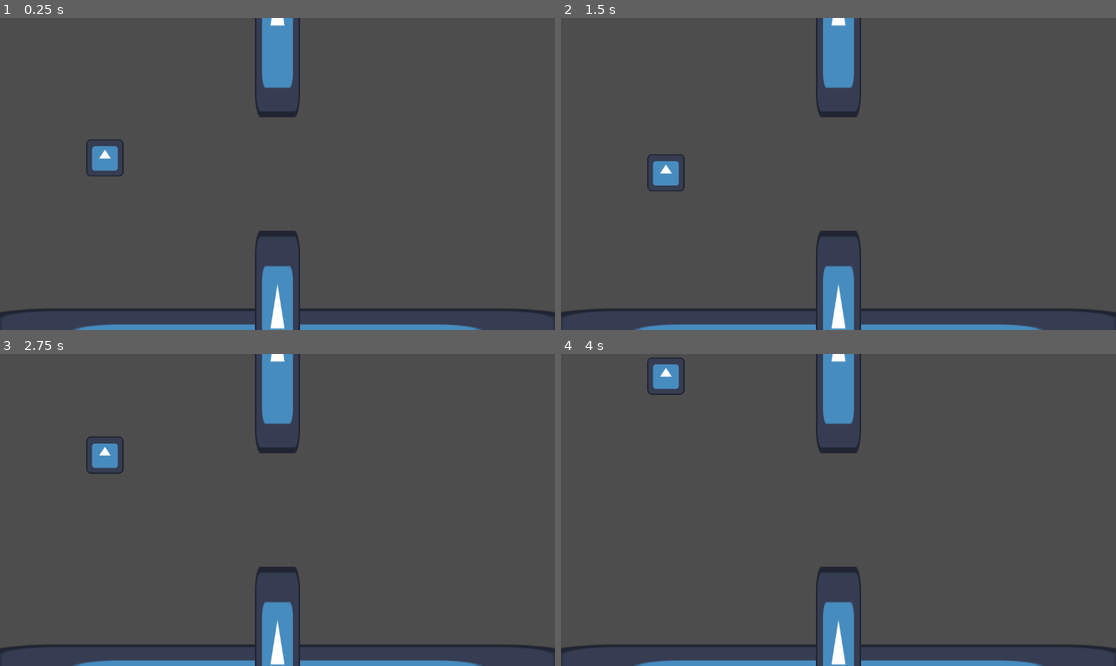
Above: before the commit, frames 1-4 (two rows, left to right).
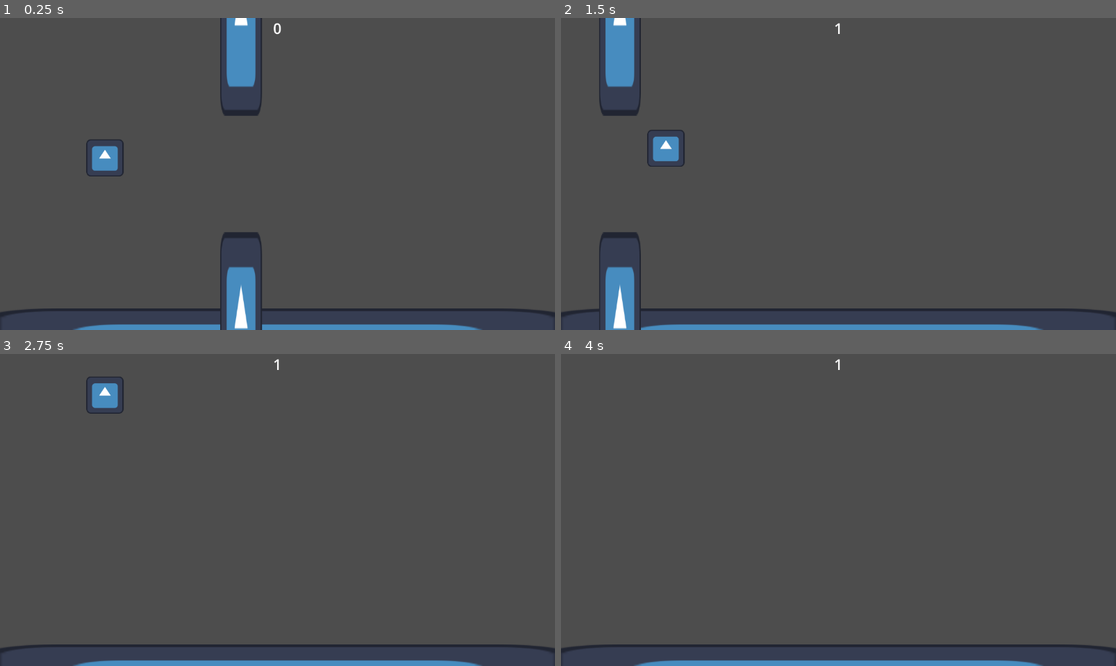
Above: after the commit, the same moments.

Repository: Chenzo46/First-Godot-Project
Game: Godot game, scene res://Scenes/Sample Scene.tscn
The game is run twice, just before and just after one commit, with the same random seed, the same clock (stepped at 60 frames per second) and the same inputs. The engine's default icon, where the game draws it, is replaced by a stand-in: a white triangle on a blue panel in a dark square.
Inputs:
- Up to frame 1 (0.25 s): no input
- Up to frame 2 (1.5 s): hold D (right) 0.53-1.28 s; tap Space (Jump) at 0.6, 0.77, 1.07, 1.35 s; hold S (down) from 1.28 s (still down)
- Up to frame 3 (2.75 s): tap Space (Jump) at 1.52, 1.82, 2.1 s; release S (down) at 2.03 s; hold D (right) from 2.03 s (still down)
- Up to frame 4 (4 s): release D (right) at 2.78 s; hold W (up) 2.78-3.53 s; tap Space (Jump) at 2.85, 3.02, 3.32, 3.6, 3.77 s; hold A (left) from 3.53 s (still down)

The runs differ from the first frame. In frame 1, 5.7% of the frame differs, in the area x 39-55%, y 0-100%; in frame 2, 6.8%, in the area x 6-55%, y 0-100%; in frame 3, 4.1%; in frame 4, 3.6%.

Commit message:
Signals and collsions working

Diff:
--- a/Prefabs/pipes.tscn
+++ b/Prefabs/pipes.tscn
@@ -1,30 +1,38 @@
-[gd_scene load_steps=3 format=3 uid="uid://c6e6ugg5w3y07"]
+[gd_scene load_steps=5 format=3 uid="uid://c6e6ugg5w3y07"]
 
 [ext_resource type="Texture2D" uid="uid://dg7qx1kvejhb3" path="res://icon.svg" id="1_otwh6"]
+[ext_resource type="Script" path="res://Scripts/pipes.gd" id="1_wkn6p"]
 
 [sub_resource type="RectangleShape2D" id="RectangleShape2D_8e5h4"]
-size = Vector2(768, 128)
+size = Vector2(128, 608)
+
+[sub_resource type="RectangleShape2D" id="RectangleShape2D_fy3dr"]
+size = Vector2(16, 432)
 
 [node name="Pipes" type="Node2D"]
+script = ExtResource("1_wkn6p")
 
-[node name="Ground2" type="StaticBody2D" parent="." groups=["Obstacle"]]
-position = Vector2(0, 520)
-scale = Vector2(0.200488, 5.08645)
+[node name="top" type="Area2D" parent="." groups=["Obstacle"]]
+position = Vector2(0, -520)
 
-[node name="Sprite2D" type="Sprite2D" parent="Ground2"]
-scale = Vector2(6, 1)
+[node name="Sprite2D" type="Sprite2D" parent="top"]
+scale = Vector2(1.125, 5)
 texture = ExtResource("1_otwh6")
 
-[node name="CollisionShape2D" type="CollisionShape2D" parent="Ground2"]
+[node name="CollisionShape2D" type="CollisionShape2D" parent="top"]
 shape = SubResource("RectangleShape2D_8e5h4")
 
-[node name="Ground3" type="StaticBody2D" parent="." groups=["Obstacle"]]
-position = Vector2(0, -520)
-scale = Vector2(0.200488, 5.08645)
+[node name="bottom" type="Area2D" parent="." groups=["Obstacle"]]
+position = Vector2(0, 520)
 
-[node name="Sprite2D" type="Sprite2D" parent="Ground3"]
-scale = Vector2(6, 1)
+[node name="Sprite2D" type="Sprite2D" parent="bottom"]
+scale = Vector2(1.125, 5)
 texture = ExtResource("1_otwh6")
 
-[node name="CollisionShape2D" type="CollisionShape2D" parent="Ground3"]
+[node name="CollisionShape2D" type="CollisionShape2D" parent="bottom"]
 shape = SubResource("RectangleShape2D_8e5h4")
+
+[node name="score_keeper" type="Area2D" parent="."]
+
+[node name="CollisionShape2D" type="CollisionShape2D" parent="score_keeper"]
+shape = SubResource("RectangleShape2D_fy3dr")
--- a/Scenes/Sample Scene.tscn
+++ b/Scenes/Sample Scene.tscn
@@ -1,8 +1,9 @@
-[gd_scene load_steps=6 format=3 uid="uid://dkeis8soqxpeh"]
+[gd_scene load_steps=8 format=3 uid="uid://dkeis8soqxpeh"]
 
 [ext_resource type="Texture2D" uid="uid://dg7qx1kvejhb3" path="res://icon.svg" id="1_rj3um"]
 [ext_resource type="Script" path="res://Scripts/Mr Flap.gd" id="1_t8byd"]
 [ext_resource type="PackedScene" uid="uid://c6e6ugg5w3y07" path="res://Prefabs/pipes.tscn" id="3_ml82s"]
+[ext_resource type="Script" path="res://Scripts/Game State Manager.gd" id="4_qaupv"]
 
 [sub_resource type="RectangleShape2D" id="RectangleShape2D_fwnke"]
 size = Vector2(118, 118)
@@ -10,17 +11,23 @@
 [sub_resource type="RectangleShape2D" id="RectangleShape2D_8e5h4"]
 size = Vector2(768, 128)
 
-[node name="Node2D" type="Node2D"]
+[sub_resource type="LabelSettings" id="LabelSettings_akevw"]
+font_size = 50
+
+[node name="Node 2D" type="Node2D"]
 
 [node name="Camera2D" type="Camera2D" parent="."]
 zoom = Vector2(0.605, 0.605)
 
 [node name="Mr Flap" type="RigidBody2D" parent="." groups=["Player"]]
 position = Vector2(-592, -112)
+collision_layer = 5
+collision_mask = 5
 gravity_scale = 2.0
 max_contacts_reported = 4
 contact_monitor = true
 script = ExtResource("1_t8byd")
+jump_strength = 700.0
 
 [node name="Sprite2D" type="Sprite2D" parent="Mr Flap"]
 texture = ExtResource("1_rj3um")
@@ -41,4 +48,34 @@
 
 [node name="Pipes" parent="." instance=ExtResource("3_ml82s")]
 
+[node name="Game State Manager" type="Node2D" parent="."]
+script = ExtResource("4_qaupv")
+
+[node name="Control" type="Control" parent="."]
+layout_mode = 3
+anchors_preset = 15
+anchor_right = 1.0
+anchor_bottom = 1.0
+offset_left = -952.0
+offset_top = -536.0
+offset_right = 952.0
+offset_bottom = 488.0
+grow_horizontal = 2
+grow_vertical = 2
+
+[node name="Score" type="Label" parent="Control"]
+unique_name_in_owner = true
+layout_mode = 1
+anchors_preset = 5
+anchor_left = 0.5
+anchor_right = 0.5
+offset_left = -67.0
+offset_right = 67.0
+offset_bottom = 72.0
+grow_horizontal = 2
+text = "Score"
+label_settings = SubResource("LabelSettings_akevw")
+horizontal_alignment = 1
+vertical_alignment = 1
+
 [connection signal="body_entered" from="Mr Flap" to="Mr Flap" method="_on_body_entered"]
--- /dev/null
+++ b/Scripts/Game State Manager.gd
@@ -0,0 +1,24 @@
+extends Node2D
+
+var score:int = 0
+var score_label:Label
+
+func _ready():
+	_set_instance_variables()
+
+func _restart_game():
+	get_tree().reload_current_scene()
+	score = 0
+
+func _inc_score():
+	score_label = _get_score_label()
+	score += 1
+	score_label.text = str(score)
+
+func _get_score_label() -> Label:
+	return get_tree().root.get_node("Node 2D/Control/Score")
+
+func _set_instance_variables():
+	score_label = _get_score_label()
+	score = 0
+	score_label.text = str(score)
--- a/Scripts/Mr Flap.gd
+++ b/Scripts/Mr Flap.gd
@@ -1,16 +1,10 @@
 extends RigidBody2D
 @export var jump_strength:float = 600
-# Called when the node enters the scene tree for the first time.
-func _ready():
-	pass # Replace with function body.
 
-# Called every frame. 'delta' is the elapsed time since the previous frame.
 func _process(delta):
 	#Jump Code
 	if Input.is_action_just_pressed("Jump"):
-		print('jump pressed')
 		linear_velocity.y = -jump_strength
-
 
 func _on_body_entered(body):
 	if body.is_in_group("Obstacle"):
@@ -18,4 +12,4 @@
 
 func end_player():
 	print("Game Over")
-	pass
+	GameStateManager._restart_game()
--- /dev/null
+++ b/Scripts/pipes.gd
@@ -0,0 +1,23 @@
+extends Node2D
+
+@export var speed:float = 500
+
+func _ready():
+	$top.body_entered.connect(_kill_player)
+	$bottom.body_entered.connect(_kill_player)
+	$score_keeper.body_entered.connect(_increase_score)
+
+func _process(delta):
+	position.x -= speed * delta
+
+func _set_speed(new_speed:float):
+	speed = new_speed
+
+func _kill_player(body:Node2D):
+	if body.is_in_group("Player"):
+		body.end_player()
+
+func _increase_score(body:Node2D):
+	if body.is_in_group("Player"):
+		print("Score Increase entered")
+		GameStateManager._inc_score()
--- a/project.godot
+++ b/project.godot
@@ -12,8 +12,12 @@
 
 config/name="First Godot Test"
 run/main_scene="res://Scenes/Sample Scene.tscn"
-config/features=PackedStringArray("4.1", "GL Compatibility")
+config/features=PackedStringArray("4.1", "C#", "GL Compatibility")
 config/icon="res://icon.svg"
+
+[autoload]
+
+GameStateManager="*res://Scripts/Game State Manager.gd"
 
 [dotnet]
 
Not shown, added: export_presets.cfg
Not shown, added: First Godot Test.csproj
Not shown, added: First Godot Test.sln
